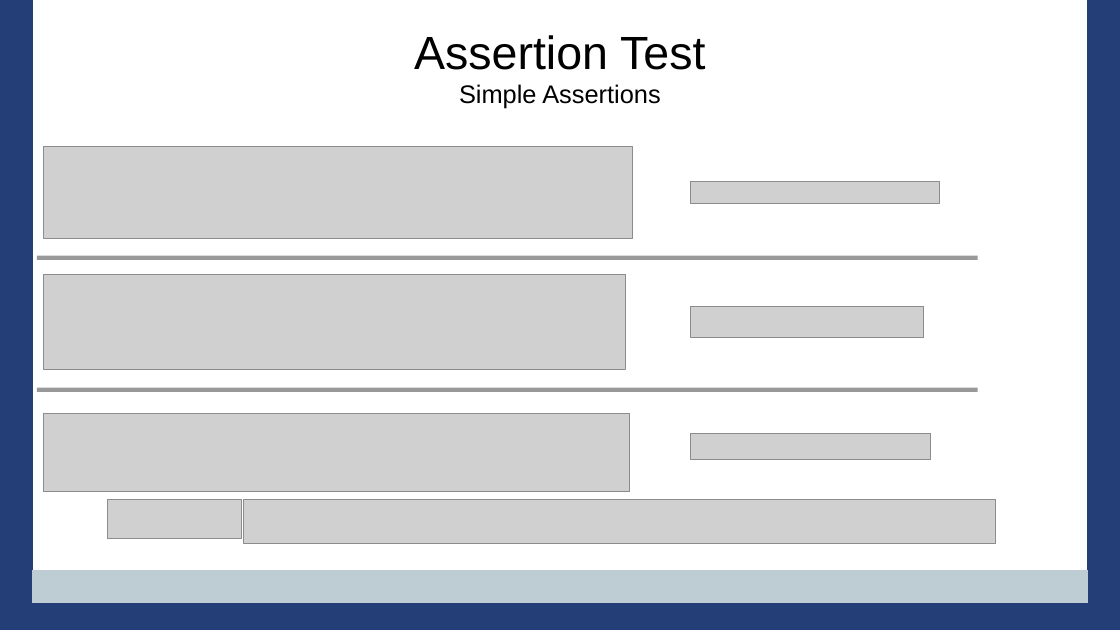
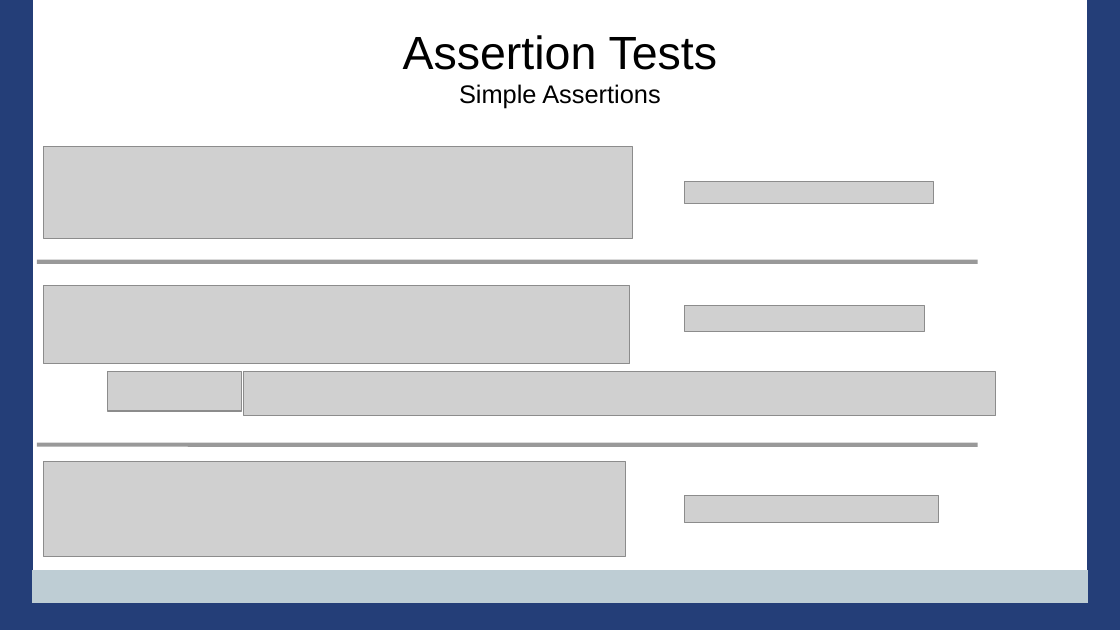
Before and after one commit to PennState/junit5-presentation, a slide deck: slide 21 of src/site/presentation/Junit5_Presentation_JavaOne_2016.odp. Drawn at 1120x630 pixels with LibreOffice and Linux fonts; fonts in the diff are those of the drawing; grey boxes stand for pictures; background and template pictures are left out. Boxes give left, top, right and bottom in pixels: in the first picture for what was removed or moved away, otherwise in the second. Text is boxed around its words. In the diff, an @@ line names an element or a change of style, - is before the commit and + after.

Commit message:
slide updates

```diff
--- a/src/site/presentation/Junit5_Presentation_JavaOne_2016.odp
+++ b/src/site/presentation/Junit5_Presentation_JavaOne_2016.odp
@@ title at bbox=[403, 35, 718, 109]: text changed @@
-Assertion Test
-Simple Assertions
+Assertion Tests
+Simple Assertions
@@ picture: place and size @@
-picture at bbox=[691, 182, 940, 204]
+picture at bbox=[685, 182, 934, 204]
@@ line moved from (37, 258) - (978, 258) to (37, 262) - (978, 262) @@
@@ picture: place and size @@
-picture at bbox=[44, 274, 626, 370]
+picture at bbox=[43, 286, 630, 364]
@@ picture: place and size @@
-picture at bbox=[691, 306, 924, 337]
+picture at bbox=[685, 306, 925, 331]
@@ picture: place and size @@
-picture at bbox=[108, 500, 242, 540]
+picture at bbox=[108, 372, 242, 412]
@@ picture: place and size @@
-picture at bbox=[244, 500, 996, 544]
+picture at bbox=[244, 372, 996, 416]
@@ line moved from (37, 390) - (978, 390) to (37, 445) - (978, 445) @@
@@ picture: place and size @@
-picture at bbox=[43, 414, 630, 492]
+picture at bbox=[44, 461, 626, 557]
@@ picture: place and size @@
-picture at bbox=[691, 434, 931, 459]
+picture at bbox=[685, 495, 939, 522]
```
Also in this commit, not shown: 10 other slides changed, 1 other file.
